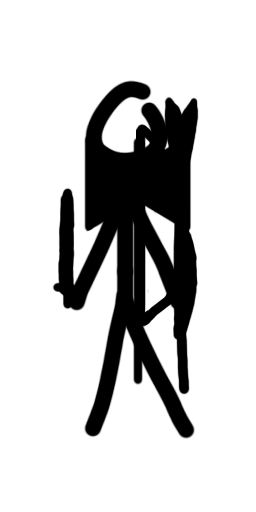
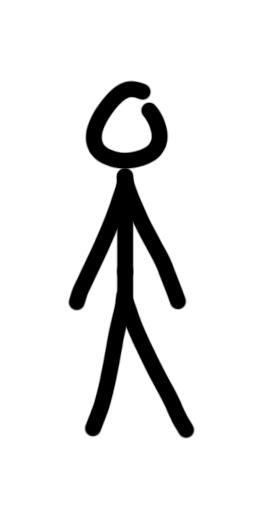
Two versions of the same layered image (w=256, h=512). Layer-by-layer changes:
hid "Shortsword" over [52, 188, 75, 310]
hid "Shield" over [172, 214, 198, 341]
hid "Staff" over [164, 96, 199, 395]
hid "Bow" over [136, 123, 190, 328]
hid "Rope" over [136, 125, 146, 326]
hid "Axe" over [84, 134, 192, 386]
